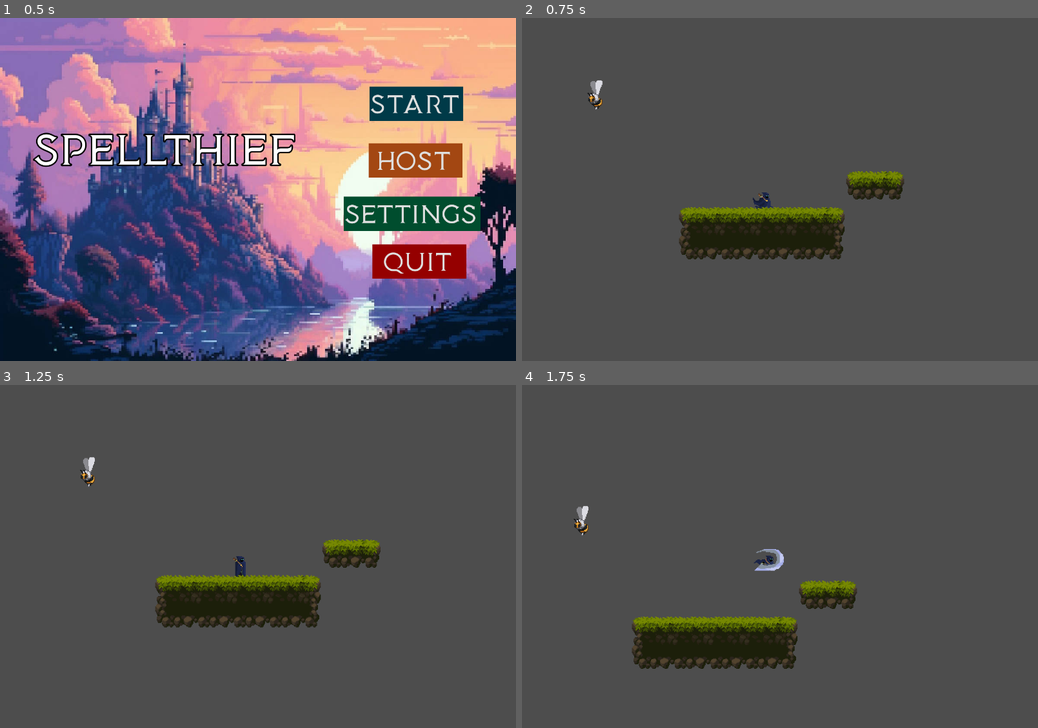
Above: before the commit, frames 1-4 (two rows, left to right).
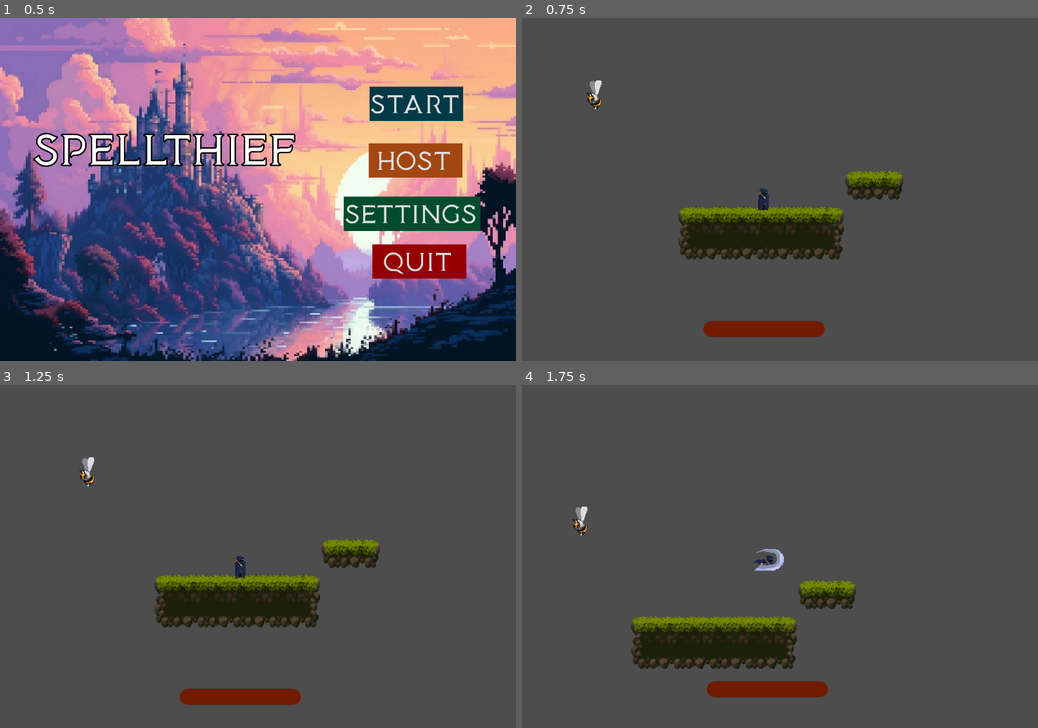
Above: after the commit, the same moments.

Repository: ACM-Game-Dev/Roguelike
Game: Godot game, scene res://Game/main_menu.tscn
Same seed, same stepped clock (60 frames per second), same inputs: the game is played once before the commit and once after it.
Inputs (mouse positions are in pixels of both pictures, inside the frame that each line leads up to):
- Up to frame 1 (0.5 s): no input
- Up to frame 2 (0.75 s): click "Start" at 0.5 s
- Up to frame 3 (1.25 s): no input
- Up to frame 4 (1.75 s): move the mouse to (893, 539) at 1.27 s; hold D (move_right) from 1.28 s (still down); click (893, 539) at 1.35 s; tap Space (jump) at 1.52, 1.55 s

Frame 1 is identical in both runs. In frame 2, 1.8% of the frame differs, in the area x 12-74%, y 18-94%; in frame 3, 1.8%; in frame 4, 1.8%.

Commit message:
Converted player stats into resources

Diff:
--- a/SideScroller/Enemies/FlyingEnemy.gd
+++ b/SideScroller/Enemies/FlyingEnemy.gd
@@ -4,12 +4,13 @@
 
 const SPEED = 50.0
 
-var player
+@export var player: Player
 var direction = Vector2.RIGHT
 var damage = 1
 var damaging = false
 func _ready():
-	player = get_parent().get_node("CharacterBody2D")
+	if !player:
+		player = get_parent().get_node("CharacterBody2D")
 
 func _physics_process(delta):
 
--- /dev/null
+++ b/SideScroller/Equipment/Weapon_Resource.gd
@@ -0,0 +1,17 @@
+extends Resource
+
+class_name Weapon_Resource
+
+
+@export_group("Anims")
+@export var idle_anim: String
+@export var swing_anim: String
+@export var throw_anim: String
+
+@export_group("Sprites")
+@export var hand_sprite: String
+@export var world_sprite: String
+
+@export_group("Statistics")
+@export var damage: int
+@export var attack_delay: int
--- /dev/null
+++ b/SideScroller/Equipment/sword.tres
@@ -0,0 +1,13 @@
+[gd_resource type="Resource" script_class="Weapon_Resource" load_steps=2 format=3 uid="uid://cmydrpha3yfie"]
+
+[ext_resource type="Script" path="res://Equipment/Weapon_Resource.gd" id="1_qwkwp"]
+
+[resource]
+script = ExtResource("1_qwkwp")
+idle_anim = ""
+swing_anim = ""
+throw_anim = ""
+hand_sprite = ""
+world_sprite = ""
+damage = 5
+attack_delay = 1
--- a/SideScroller/Game/map.tscn
+++ b/SideScroller/Game/map.tscn
@@ -498,12 +498,6 @@
 [node name="CollisionPolygon2D" parent="StaticBody2D2" index="0"]
 polygon = PackedVector2Array(-7.66764, 3.55376, -7.66764, 8.38688, -0.398315, 8.52903, -0.398315, 3.55376)
 
-[node name="CharacterBody2D" parent="." instance=ExtResource("3_86lmv")]
-position = Vector2(498, 314)
-
-[node name="AnimationTree" parent="CharacterBody2D" index="3"]
-parameters/conditions/is_jumping = false
-
 [node name="TileMap" type="TileMap" parent="."]
 scale = Vector2(0.997906, 1)
 tile_set = SubResource("TileSet_h1j7a")
@@ -525,12 +519,15 @@
 [node name="feather" type="Node2D" parent="item_pickup2"]
 script = ExtResource("7_5c238")
 
-[node name="FlyingEnemy" parent="." instance=ExtResource("8_lbamq")]
+[node name="FlyingEnemy" parent="." node_paths=PackedStringArray("player") instance=ExtResource("8_lbamq")]
 position = Vector2(264, 198)
+player = NodePath("../Player")
+
+[node name="Player" parent="." instance=ExtResource("3_86lmv")]
+position = Vector2(499, 321)
 
 [connection signal="body_entered" from="item_pickup2" to="item_pickup2" method="_on_body_entered"]
 
 [editable path="StaticBody2D"]
 [editable path="StaticBody2D2"]
-[editable path="CharacterBody2D"]
 [editable path="item_pickup"]
--- a/SideScroller/Items/ACM Brand Pizza.gd
+++ b/SideScroller/Items/ACM Brand Pizza.gd
@@ -3,8 +3,8 @@
 class_name ACM_BRAND_PIZZA
 
 func equip(player:Player):
-	var player_stats = player.get_stats()
-	player_stats.max_health += 25
+	var player_stats: PlayerStats = player.playerStats
+	player_stats.MAX_HEALTH += 25
 	return
 
 func unequip(player:Player):
--- /dev/null
+++ b/SideScroller/Items/ItemCount.gd
@@ -0,0 +1,5 @@
+extends Resource
+
+class_name ItemCount
+
+@export var itemCountDict: Dictionary
--- a/SideScroller/Items/feather.gd
+++ b/SideScroller/Items/feather.gd
@@ -3,8 +3,8 @@
 class_name feather
 
 func equip(player:Player):
-	var player_stats = player.get_stats()
-	player_stats.speed += 50
+	var player_stats: PlayerStats = player.playerStats
+	player_stats.MOVE_SPEED += 50
 	return
 
 func unequip(player:Player):
--- a/SideScroller/Items/item.gd
+++ b/SideScroller/Items/item.gd
@@ -6,6 +6,5 @@
 func equip(player: Player):
 	pass
 
-
 func unequip(player:Player):
 	pass
--- a/SideScroller/Items/item_pickup.gd
+++ b/SideScroller/Items/item_pickup.gd
@@ -1,17 +1,8 @@
 extends Area2D
 
 @export var item: Item = null
-# Called when the node enters the scene tree for the first time.
-func _ready():
-	pass # Replace with function body.
-
-
-# Called every frame. 'delta' is the elapsed time since the previous frame.
-func _process(delta):
-	pass
-
 
 func _on_body_entered(body):
 	if body.has_method("equip_item"):
 		body.equip_item(item)
-	queue_free()
+		queue_free()
--- a/SideScroller/Player/Player.tscn
+++ b/SideScroller/Player/Player.tscn
@@ -1,8 +1,27 @@
-[gd_scene load_steps=27 format=3 uid="uid://bn8g0lgjvplhw"]
+[gd_scene load_steps=36 format=3 uid="uid://bn8g0lgjvplhw"]
 
 [ext_resource type="Script" path="res://Player/player.gd" id="1_il1mb"]
 [ext_resource type="Script" path="res://Player/Camerafollow.gd" id="2_27jpg"]
+[ext_resource type="Script" path="res://Player/PlayerStats.gd" id="2_pbhnd"]
 [ext_resource type="Texture2D" uid="uid://bh1kmisu8d5hw" path="res://Assets/Fullmain.png" id="2_yscfa"]
+[ext_resource type="Script" path="res://Items/ItemCount.gd" id="3_w3gpo"]
+[ext_resource type="Script" path="res://Player/PlayerHealthGUI.gd" id="4_3gsxi"]
+
+[sub_resource type="Resource" id="Resource_4pgi6"]
+resource_local_to_scene = true
+script = ExtResource("2_pbhnd")
+MAX_HEALTH = 100
+CURR_HEALTH = 100
+MOVE_SPEED = 150.0
+JUMP_POWER = -400.0
+NUM_JUMPS = 1
+
+[sub_resource type="Resource" id="Resource_dgti8"]
+script = ExtResource("3_w3gpo")
+itemCountDict = {
+"ACM_BRAND_PIZZA": 0,
+"feather": 0
+}
 
 [sub_resource type="CapsuleShape2D" id="CapsuleShape2D_cb1s0"]
 
@@ -136,10 +155,10 @@
 tracks/0/interp = 1
 tracks/0/loop_wrap = true
 tracks/0/keys = {
-"times": PackedFloat32Array(0, 0.1, 0.2, 0.3, 0.4, 0.5, 0.6, 0.7, 0.8, 0.9, 1),
-"transitions": PackedFloat32Array(1, 1, 1, 1, 1, 1, 1, 1, 1, 1, 1),
-"update": 1,
-"values": [20, 20, 21, 22, 23, 24, 25, 26, 27, 28, 29]
+"times": PackedFloat32Array(0, 0.1, 0.2, 0.3, 0.4, 0.5, 0.6, 0.7, 0.8),
+"transitions": PackedFloat32Array(1, 1, 1, 1, 1, 1, 1, 1, 1),
+"update": 1,
+"values": [21, 22, 23, 24, 25, 26, 27, 28, 29]
 }
 
 [sub_resource type="Animation" id="Animation_r0khj"]
@@ -261,8 +280,31 @@
 states/walk/position = Vector2(558, 217)
 transitions = ["Start", "Idle", SubResource("AnimationNodeStateMachineTransition_jayru"), "Idle", "attack", SubResource …(718 unchanged characters)…
 
+[sub_resource type="Theme" id="Theme_hevmq"]
+
+[sub_resource type="Theme" id="Theme_kvxvg"]
+
+[sub_resource type="StyleBoxFlat" id="StyleBoxFlat_mp3y4"]
+bg_color = Color(0, 0, 0, 1)
+border_width_left = 2
+border_width_right = 2
+border_color = Color(1, 0, 0, 1)
+corner_radius_top_left = 12
+corner_radius_top_right = 12
+corner_radius_bottom_right = 12
+corner_radius_bottom_left = 12
+
+[sub_resource type="StyleBoxFlat" id="StyleBoxFlat_qttu6"]
+bg_color = Color(0.45098, 0.105882, 0, 1)
+corner_radius_top_left = 12
+corner_radius_top_right = 12
+corner_radius_bottom_right = 12
+corner_radius_bottom_left = 12
+
 [node name="Player" type="CharacterBody2D"]
 script = ExtResource("1_il1mb")
+playerStats = SubResource("Resource_4pgi6")
+itemCount = SubResource("Resource_dgti8")
 
 [node name="Collider" type="CollisionShape2D" parent="."]
 shape = SubResource("CapsuleShape2D_cb1s0")
@@ -295,3 +337,31 @@
 texture = ExtResource("2_yscfa")
 hframes = 10
 vframes = 12
+
+[node name="PlayerGUI" type="Control" parent="."]
+layout_mode = 3
+anchors_preset = 0
+offset_right = 40.0
+offset_bottom = 40.0
+
+[node name="BoxContainer" type="BoxContainer" parent="PlayerGUI"]
+layout_mode = 0
+offset_right = 40.0
+offset_bottom = 40.0
+theme = SubResource("Theme_hevmq")
+
+[node name="HealthBar" type="ProgressBar" parent="PlayerGUI" node_paths=PackedStringArray("player")]
+z_index = -1
+layout_mode = 0
+offset_left = -81.0
+offset_top = 165.0
+offset_right = 81.0
+offset_bottom = 186.0
+theme = SubResource("Theme_kvxvg")
+theme_override_styles/background = SubResource("StyleBoxFlat_mp3y4")
+theme_override_styles/fill = SubResource("StyleBoxFlat_qttu6")
+show_percentage = false
+script = ExtResource("4_3gsxi")
+player = NodePath("../..")
+
+[connection signal="health_changed" from="." to="PlayerGUI/HealthBar" method="_on_player_health_changed"]
--- /dev/null
+++ b/SideScroller/Player/PlayerHealthGUI.gd
@@ -0,0 +1,14 @@
+extends ProgressBar
+
+@export var player: Player
+var playerStats
+
+func _ready():
+	playerStats = player.playerStats
+	if playerStats:
+		max_value = playerStats.MAX_HEALTH
+		value = playerStats.CURR_HEALTH
+
+
+func _on_player_health_changed():
+	value = playerStats.CURR_HEALTH
--- /dev/null
+++ b/SideScroller/Player/PlayerStats.gd
@@ -0,0 +1,9 @@
+extends Resource
+
+class_name PlayerStats
+
+@export var MAX_HEALTH: int
+@export var CURR_HEALTH: int
+@export var MOVE_SPEED: float
+@export var JUMP_POWER: float
+@export var NUM_JUMPS: int
--- a/SideScroller/Player/player.gd
+++ b/SideScroller/Player/player.gd
@@ -2,23 +2,14 @@
 
 class_name Player
 
-# Get the gravity from the project settings to be synced with RigidBody nodes.
+signal health_changed
+
 var gravity = ProjectSettings.get_setting("physics/2d/default_gravity")
 
 @onready var anim_tree: AnimationTree = %AnimationTree
+@export var playerStats: PlayerStats
+@export var itemCount: ItemCount
 
-var stats = {
-	max_health = 100,
-	speed = 150.0,
-	jump_power = -400.0,
-	jumps = 1
-}
-
-var item_counts = {
-	"ACM_BRAND_PIZZA" : 0,
-	"feather": 0
-}
-var health = stats.max_health
 
 func _ready():
 	anim_tree.active = true
@@ -36,43 +27,44 @@
 	anim_tree.set("parameters/conditions/swing", Input.is_action_just_pressed("attack"))
 
 func equip_item(item: Item):
-	item_counts[item.name] += 1
+	itemCount.itemCountDict[item.name] += 1
 	item.equip(self)
-	print(stats)
-	print(item_counts)
-
-func get_stats():
-	return stats
+	print(playerStats)
+	print(itemCount)
 
 func take_damage(val: int):
-	health -= val
-	print(health)
+	playerStats.CURR_HEALTH -= val
+	print(playerStats.CURR_HEALTH)
+	health_changed.emit()
 	# Handling death
-	if health <= 0:
+	if playerStats.CURR_HEALTH <= 0:
 		player_death()
 
 func player_death():
-	#On death, right now just resets the current scene
-	print("Dead!")
+	print("Dead!") # On death, right now just resets the current scene
 	get_tree().reload_current_scene()
 
-
-func _physics_process(delta):
+func jump_and_fall(delta):
 	# Add the gravity.
 	if not is_on_floor():
 		velocity.y += gravity * delta
 
 	# Handle jump.
 	if Input.is_action_just_pressed("jump") and is_on_floor():
-		velocity.y = stats.jump_power
+		velocity.y = playerStats.JUMP_POWER
+
+func move_horizontal():
+	var direction = Input.get_axis("move_left", "move_right")
+	if direction:
+		velocity.x = direction * playerStats.MOVE_SPEED
+	else:
+		velocity.x = move_toward(velocity.x, 0, playerStats.MOVE_SPEED)
+
+func _physics_process(delta):
+	jump_and_fall(delta)
 
 	update_animation_parameters()
 
-
-	var direction = Input.get_axis("move_left", "move_right")
-	if direction:
-		velocity.x = direction * stats.speed
-	else:
-		velocity.x = move_toward(velocity.x, 0, stats.speed)
+	move_horizontal()
 
 	move_and_slide()
